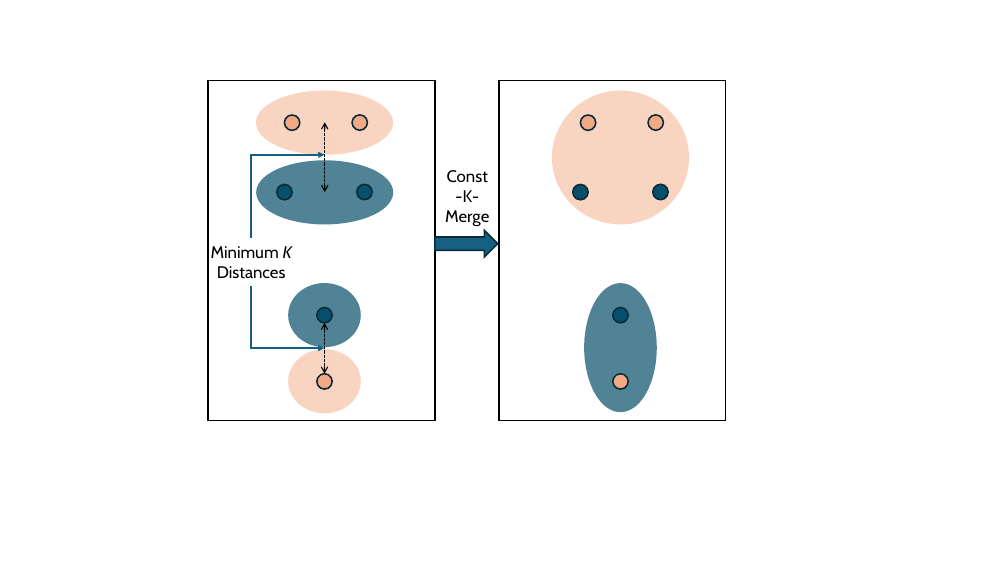
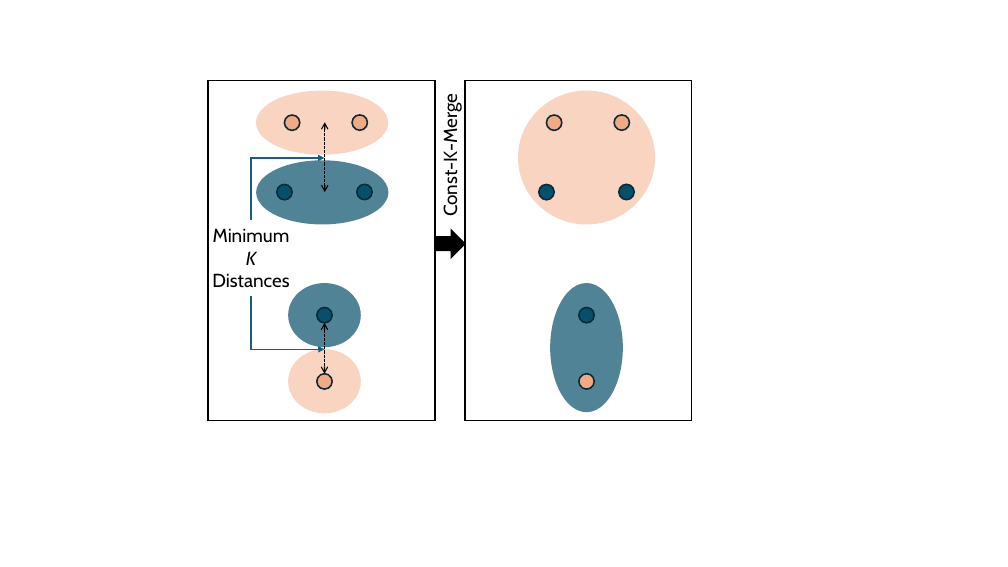
Before and after one commit to MuyeedAhmed/AcceleratedUL, a slide deck: slide 1 of Figures/MergeCluster/ConstK.pptx. Drawn at 1008x567 pixels with LibreOffice and Linux fonts; fonts in the diff are those of the drawing. Boxes give left, top, right and bottom in pixels: in the first picture for what was removed or moved away, otherwise in the second. Text is boxed around its words. In the diff, an @@ line names an element or a change of style, - is before the commit and + after.

```diff
--- a/Figures/MergeCluster/ConstK.pptx
+++ b/Figures/MergeCluster/ConstK.pptx
@@ text "Const-K-Merge": place and size @@
-text "Const-K-Merge" at (445, 170, 489, 227)
+text "Const-K-Merge" at (439, 106, 462, 213)
@@ text "Const-K-Merge" at (439, 106, 462, 213): size 16 to 18 pt; rotation 0 to 270 degrees @@
@@ ellipse: place and size @@
-ellipse at (256, 91, 393, 155)
+ellipse at (256, 91, 389, 155)
@@ elbow arrow moved from (251, 238) - (324, 155) to (251, 220) - (324, 158) @@
@@ ellipse: place and size @@
-ellipse at (256, 160, 393, 225)
+ellipse at (256, 160, 389, 225)
@@ text "Minimum K Distances": place and size @@
-text "Minimum K Distances" at (211, 246, 292, 279)
+text "Minimum K Distances" at (212, 228, 290, 288)
@@ text "Minimum K Distances" at (212, 228, 290, 288): size 16 to 18 pt @@
@@ right arrow: place and size @@
-right arrow at (435, 231, 498, 257)
+right arrow at (435, 231, 464, 257)
@@ right arrow at (435, 231, 464, 257): fill #156082 to #000000; outline #092A39 1.5 pt to #000000 1.5 pt @@
@@ elbow arrow moved from (251, 287) - (324, 348) to (251, 296) - (324, 349) @@
@@ 8 ellipses, 1 rectangle: place and size @@
-8 ellipses, 1 rectangle at (499, 80, 726, 420)
+8 ellipses, 1 rectangle at (465, 80, 692, 420)
```
Also in this commit, not shown: 17 other files.
